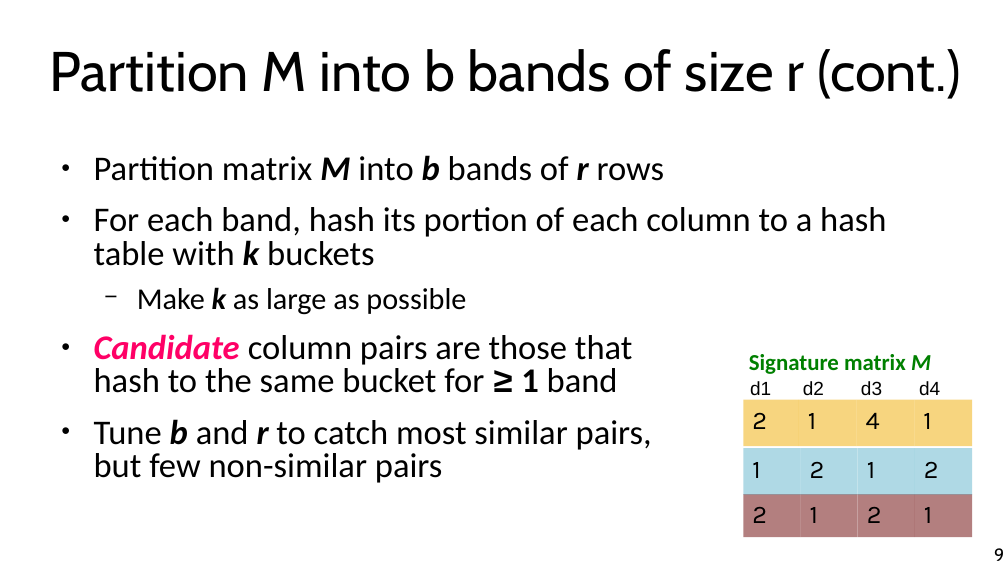
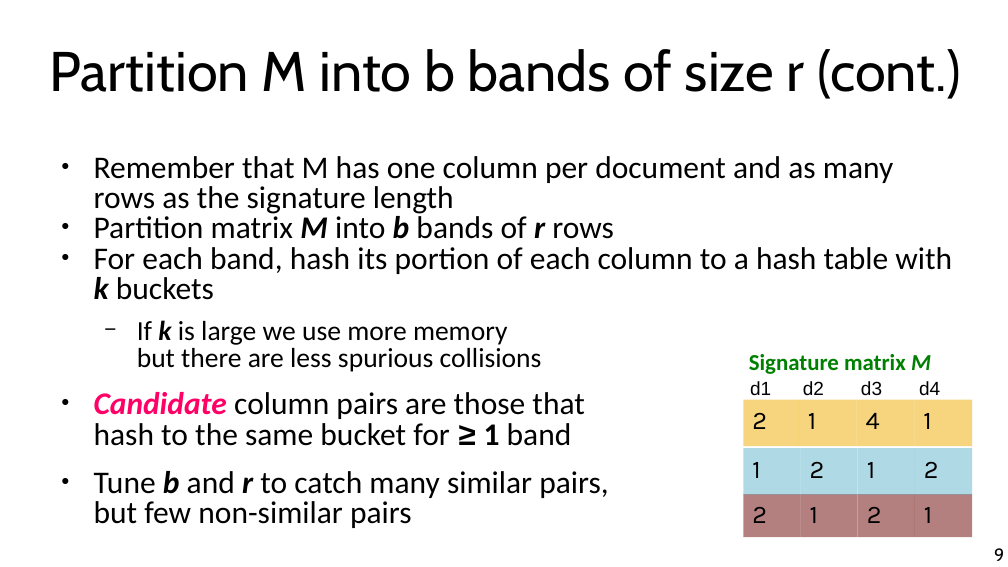
Before and after one commit to marco-calautti/data-mining-course, a slide deck: slide 9 of theory/odp/tt09_locality_sensitive_hashing.odp. Drawn at 1008x567 pixels with LibreOffice and Linux fonts; fonts in the diff are those of the drawing. Boxes give left, top, right and bottom in pixels: in the first picture for what was removed or moved away, otherwise in the second. Text is boxed around its words. In the diff, an @@ line names an element or a change of style, - is before the commit and + after.

```diff
--- a/theory/odp/tt09_locality_sensitive_hashing.odp
+++ b/theory/odp/tt09_locality_sensitive_hashing.odp
@@ text at [94,156,893,214]: paragraph added @@
+● Remember that M has one column per document and as many rows as the signature length
@@ text at [94,212,952,446]: size 27.2 to 24.8 pt in "Partition matrix M into b bands of ...", "For each band, hash its portion of ...", "Candidate column pairs are those that hash ..."; less space between paragraphs @@
@@ text at [137,320,542,372]: text changed; size 23.8 to 21.7 pt @@
-  − Make k as large as possible
+  − If k is large we use more memory
+    but there are less spurious collisions
@@ text at [94,471,608,528]: text changed; size 27.2 to 24.8 pt @@
-● Tune b and r to catch most similar pairs,
-  but few non-similar pairs
+● Tune b and r to catch many similar pairs,
+  but few non-similar pairs
```
Also in this commit, not shown: 4 other slides changed, 5 other files.
